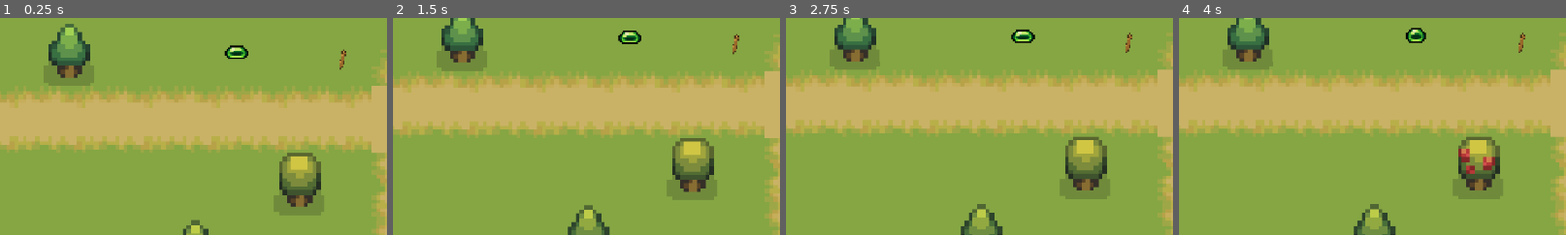
Above: before the commit, frames 1-4 (left to right).
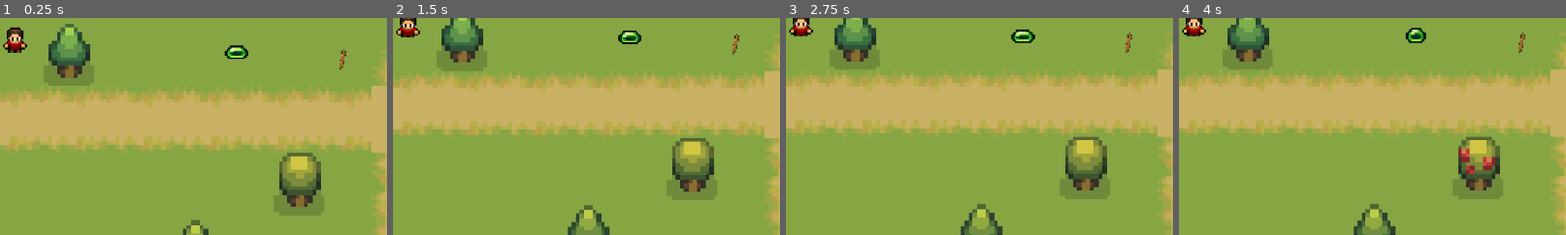
Above: after the commit, the same moments.

Repository: fcc-cs/a7-2d-survival-game-mohsinn1
Game: Godot game, scene res://scenes/world.tscn
Two runs of this game, one before a commit and one after it. Both use one fixed random seed, a clock stepped at 60 frames per second and the inputs below. The engine's default icon, where the game draws it, is replaced by a stand-in: a white triangle on a blue panel in a dark square.
Inputs (mouse positions are % of the whole screen's width and height, from its top left):
- Up to frame 1 (0.25 s): no input
- Up to frame 2 (1.5 s): move the mouse to (72, 45) at 0.52 s; hold D (right) 0.53-1.28 s; tap Q (quest) at 0.6 s; move the mouse to (30, 55) at 1.27 s; hold S (down) from 1.28 s (still down); tap C (chat) at 1.35 s
- Up to frame 3 (2.75 s): tap Q (quest) at 1.55, 2.3 s; move the mouse to (60, 28) at 2.02 s; release S (down) at 2.03 s; hold D (right) from 2.03 s (still down); tap E (equip) at 2.1 s
- Up to frame 4 (4 s): move the mouse to (45, 70) at 2.77 s; release D (right) at 2.78 s; hold W (up) 2.78-3.53 s; click (45, 70) at 2.85 s; tap Q (quest) at 3.05, 3.8 s; move the mouse to (80, 65) at 3.52 s; hold A (left) from 3.53 s (still down); tap P (pickup) at 3.6 s
The pictures show only the part of the screen within x 0-50%, y 0-50%; the shares and areas given below are measured in that part.

The runs differ from the first frame. In frame 1, 0.5% of the frame differs, in the area x 0-8%, y 4-17%; in frame 2, 0.4%; in frame 3, 0.4%; in frame 4, 0.4%.
Error before the commit: Attempt to call function 'next_quest' in base 'null instance' on a null instance. (res://scripts/npc.gd:59)

Commit message:
Video # 11 Final Completed and Another Enemy Type Added

Diff:
--- /dev/null
+++ b/inventory/items/dog.tres
@@ -0,0 +1,10 @@
+[gd_resource type="Resource" script_class="InvItem" load_steps=3 format=3 uid="uid://0pexf5g3gndg"]
+
+[ext_resource type="Script" uid="uid://ddww0cvupi5jg" path="res://inventory/inventory_item.gd" id="1_juqdy"]
+[ext_resource type="Texture2D" uid="uid://6i0ba7d5uxnq" path="res://art/character/Minecraft-Bone_small.png" id="2_juqdy"]
+
+[resource]
+script = ExtResource("1_juqdy")
+name = "bone"
+texture = ExtResource("2_juqdy")
+metadata/_custom_type_script = "uid://ddww0cvupi5jg"
--- /dev/null
+++ b/scenes/dog.tscn
@@ -0,0 +1,250 @@
+[gd_scene load_steps=37 format=3 uid="uid://j8w38vgdm43"]
+
+[ext_resource type="Script" uid="uid://id4eh5m78rx5" path="res://scripts/dog.gd" id="1_gmowd"]
+[ext_resource type="Texture2D" uid="uid://b1gc43vdkiib0" path="res://art/character/2nd enemy/Sprite-0005.png" id="1_qjqk5"]
+[ext_resource type="Texture2D" uid="uid://c6iydo84k4avu" path="res://art/character/2nd enemy/Sprite-0002.png" id="2_gmowd"]
+[ext_resource type="Resource" uid="uid://0pexf5g3gndg" path="res://inventory/items/dog.tres" id="2_iaoh4"]
+[ext_resource type="Texture2D" uid="uid://crnie3ja2okhy" path="res://art/character/2nd enemy/Sprite-0001.png" id="3_tpbal"]
+[ext_resource type="PackedScene" uid="uid://b4awxi0gd6kpt" path="res://scenes/dog_collectable.tscn" id="5_tpbal"]
+
+[sub_resource type="AtlasTexture" id="AtlasTexture_iaoh4"]
+atlas = ExtResource("1_qjqk5")
+region = Rect2(0, 0, 128, 128)
+
+[sub_resource type="AtlasTexture" id="AtlasTexture_i2xh6"]
+atlas = ExtResource("1_qjqk5")
+region = Rect2(128, 0, 128, 128)
+
+[sub_resource type="AtlasTexture" id="AtlasTexture_laypt"]
+atlas = ExtResource("1_qjqk5")
+region = Rect2(256, 0, 128, 128)
+
+[sub_resource type="AtlasTexture" id="AtlasTexture_ei5el"]
+atlas = ExtResource("1_qjqk5")
+region = Rect2(384, 0, 128, 128)
+
+[sub_resource type="AtlasTexture" id="AtlasTexture_jlmqp"]
+atlas = ExtResource("1_qjqk5")
+region = Rect2(512, 0, 128, 128)
+
+[sub_resource type="AtlasTexture" id="AtlasTexture_v3i3p"]
+atlas = ExtResource("1_qjqk5")
+region = Rect2(640, 0, 128, 128)
+
+[sub_resource type="AtlasTexture" id="AtlasTexture_x8of7"]
+atlas = ExtResource("1_qjqk5")
+region = Rect2(768, 0, 128, 128)
+
+[sub_resource type="AtlasTexture" id="AtlasTexture_4ke0b"]
+atlas = ExtResource("1_qjqk5")
+region = Rect2(896, 0, 128, 128)
+
+[sub_resource type="AtlasTexture" id="AtlasTexture_btgii"]
+atlas = ExtResource("1_qjqk5")
+region = Rect2(1024, 0, 128, 128)
+
+[sub_resource type="AtlasTexture" id="AtlasTexture_ydcs6"]
+atlas = ExtResource("1_qjqk5")
+region = Rect2(1152, 0, 128, 128)
+
+[sub_resource type="AtlasTexture" id="AtlasTexture_fvvtv"]
+atlas = ExtResource("2_gmowd")
+region = Rect2(0, 0, 128, 128)
+
+[sub_resource type="AtlasTexture" id="AtlasTexture_gb5rq"]
+atlas = ExtResource("2_gmowd")
+region = Rect2(128, 0, 128, 128)
+
+[sub_resource type="AtlasTexture" id="AtlasTexture_ux4we"]
+atlas = ExtResource("2_gmowd")
+region = Rect2(256, 0, 128, 128)
+
+[sub_resource type="AtlasTexture" id="AtlasTexture_3ks0t"]
+atlas = ExtResource("2_gmowd")
+region = Rect2(384, 0, 128, 128)
+
+[sub_resource type="AtlasTexture" id="AtlasTexture_nwsqg"]
+atlas = ExtResource("2_gmowd")
+region = Rect2(512, 0, 128, 128)
+
+[sub_resource type="AtlasTexture" id="AtlasTexture_j73c3"]
+atlas = ExtResource("2_gmowd")
+region = Rect2(640, 0, 128, 128)
+
+[sub_resource type="AtlasTexture" id="AtlasTexture_rns1n"]
+atlas = ExtResource("2_gmowd")
+region = Rect2(768, 0, 128, 128)
+
+[sub_resource type="AtlasTexture" id="AtlasTexture_hlgcb"]
+atlas = ExtResource("2_gmowd")
+region = Rect2(896, 0, 128, 128)
+
+[sub_resource type="AtlasTexture" id="AtlasTexture_eoj6r"]
+atlas = ExtResource("3_tpbal")
+region = Rect2(0, 0, 128, 128)
+
+[sub_resource type="AtlasTexture" id="AtlasTexture_mccni"]
+atlas = ExtResource("3_tpbal")
+region = Rect2(128, 0, 128, 128)
+
+[sub_resource type="AtlasTexture" id="AtlasTexture_7pexg"]
+atlas = ExtResource("3_tpbal")
+region = Rect2(256, 0, 128, 128)
+
+[sub_resource type="AtlasTexture" id="AtlasTexture_q8fqe"]
+atlas = ExtResource("3_tpbal")
+region = Rect2(384, 0, 128, 128)
+
+[sub_resource type="AtlasTexture" id="AtlasTexture_vxlgc"]
+atlas = ExtResource("3_tpbal")
+region = Rect2(512, 0, 128, 128)
+
+[sub_resource type="AtlasTexture" id="AtlasTexture_xmefg"]
+atlas = ExtResource("3_tpbal")
+region = Rect2(640, 0, 128, 128)
+
+[sub_resource type="AtlasTexture" id="AtlasTexture_uyu0c"]
+atlas = ExtResource("3_tpbal")
+region = Rect2(768, 0, 128, 128)
+
+[sub_resource type="AtlasTexture" id="AtlasTexture_cb5gj"]
+atlas = ExtResource("3_tpbal")
+region = Rect2(896, 0, 128, 128)
+
+[sub_resource type="SpriteFrames" id="SpriteFrames_y4ic2"]
+animations = [{
+"frames": [{
+"duration": 1.0,
+"texture": SubResource("AtlasTexture_iaoh4")
+}, {
+"duration": 1.0,
+"texture": SubResource("AtlasTexture_i2xh6")
+}, {
+"duration": 1.0,
+"texture": SubResource("AtlasTexture_laypt")
+}, {
+"duration": 1.0,
+"texture": SubResource("AtlasTexture_ei5el")
+}, {
+"duration": 1.0,
+"texture": SubResource("AtlasTexture_jlmqp")
+}, {
+"duration": 1.0,
+"texture": SubResource("AtlasTexture_v3i3p")
+}, {
+"duration": 1.0,
+"texture": SubResource("AtlasTexture_x8of7")
+}, {
+"duration": 1.0,
+"texture": SubResource("AtlasTexture_4ke0b")
+}, {
+"duration": 1.0,
+"texture": SubResource("AtlasTexture_btgii")
+}, {
+"duration": 1.0,
+"texture": SubResource("AtlasTexture_ydcs6")
+}],
+"loop": true,
+"name": &"death",
+"speed": 5.0
+}, {
+"frames": [{
+"duration": 1.0,
+"texture": SubResource("AtlasTexture_fvvtv")
+}, {
+"duration": 1.0,
+"texture": SubResource("AtlasTexture_gb5rq")
+}, {
+"duration": 1.0,
+"texture": SubResource("AtlasTexture_ux4we")
+}, {
+"duration": 1.0,
+"texture": SubResource("AtlasTexture_3ks0t")
+}, {
+"duration": 1.0,
+"texture": SubResource("AtlasTexture_nwsqg")
+}, {
+"duration": 1.0,
+"texture": SubResource("AtlasTexture_j73c3")
+}, {
+"duration": 1.0,
+"texture": SubResource("AtlasTexture_rns1n")
+}, {
+"duration": 1.0,
+"texture": SubResource("AtlasTexture_hlgcb")
+}],
+"loop": true,
+"name": &"idle",
+"speed": 5.0
+}, {
+"frames": [{
+"duration": 1.0,
+"texture": SubResource("AtlasTexture_eoj6r")
+}, {
+"duration": 1.0,
+"texture": SubResource("AtlasTexture_mccni")
+}, {
+"duration": 1.0,
+"texture": SubResource("AtlasTexture_7pexg")
+}, {
+"duration": 1.0,
+"texture": SubResource("AtlasTexture_q8fqe")
+}, {
+"duration": 1.0,
+"texture": SubResource("AtlasTexture_vxlgc")
+}, {
+"duration": 1.0,
+"texture": SubResource("AtlasTexture_xmefg")
+}, {
+"duration": 1.0,
+"texture": SubResource("AtlasTexture_uyu0c")
+}, {
+"duration": 1.0,
+"texture": SubResource("AtlasTexture_cb5gj")
+}],
+"loop": true,
+"name": &"move",
+"speed": 5.0
+}]
+
+[sub_resource type="CircleShape2D" id="CircleShape2D_4uvq0"]
+radius = 67.897
+
+[sub_resource type="CircleShape2D" id="CircleShape2D_jyvi1"]
+radius = 193.313
+
+[sub_resource type="CircleShape2D" id="CircleShape2D_nlj35"]
+radius = 396.941
+
+[node name="dog" type="CharacterBody2D"]
+scale = Vector2(0.2, 0.2)
+script = ExtResource("1_gmowd")
+itemRes = ExtResource("2_iaoh4")
+
+[node name="AnimatedSprite2D" type="AnimatedSprite2D" parent="."]
+sprite_frames = SubResource("SpriteFrames_y4ic2")
+animation = &"idle"
+
+[node name="CollisionShape2D" type="CollisionShape2D" parent="."]
+
+[node name="hitbox" type="Area2D" parent="."]
+
+[node name="CollisionShape2D" type="CollisionShape2D" parent="hitbox"]
+shape = SubResource("CircleShape2D_4uvq0")
+
+[node name="detection_area" type="Area2D" parent="."]
+
+[node name="CollisionShape2D" type="CollisionShape2D" parent="detection_area"]
+shape = SubResource("CircleShape2D_jyvi1")
+
+[node name="collectArea" type="Area2D" parent="."]
+
+[node name="CollisionShape2D" type="CollisionShape2D" parent="collectArea"]
+shape = SubResource("CircleShape2D_nlj35")
+
+[node name="dog_collectable" parent="." instance=ExtResource("5_tpbal")]
+visible = false
+
+[connection signal="area_entered" from="hitbox" to="." method="_on_hitbox_area_entered"]
+[connection signal="body_entered" from="detection_area" to="." method="_on_detection_area_body_entered"]
+[connection signal="body_entered" from="collectArea" to="." method="_on_collect_area_body_entered"]
--- /dev/null
+++ b/scenes/dog_collectable.tscn
@@ -0,0 +1,9 @@
+[gd_scene load_steps=2 format=3 uid="uid://b4awxi0gd6kpt"]
+
+[ext_resource type="Texture2D" uid="uid://dvbsp83g2och2" path="res://art/character/Minecraft-Bone.png" id="1_bsw8t"]
+
+[node name="dog_collectable" type="Area2D"]
+
+[node name="Sprite2D" type="Sprite2D" parent="."]
+scale = Vector2(0.5, 0.5)
+texture = ExtResource("1_bsw8t")
--- a/scenes/npc_quest.tscn
+++ b/scenes/npc_quest.tscn
@@ -11,6 +11,8 @@
 script = ExtResource("1_yqrum")
 
 [node name="questUI" type="NinePatchRect" parent="."]
+visible = false
+layout_mode = 0
 offset_left = -38.0
 offset_top = -64.0
 offset_right = 38.0
@@ -60,6 +62,7 @@
 
 [node name="noQuest" type="NinePatchRect" parent="."]
 visible = false
+layout_mode = 0
 offset_left = -38.0
 offset_top = -64.0
 offset_right = 38.0
@@ -90,6 +93,7 @@
 
 [node name="finishQuest" type="NinePatchRect" parent="."]
 visible = false
+layout_mode = 0
 offset_left = -38.0
 offset_top = -64.0
 offset_right = 38.0
--- a/scenes/world.tscn
+++ b/scenes/world.tscn
@@ -10,6 +10,7 @@
 [ext_resource type="PackedScene" uid="uid://b65eomji2uwib" path="res://scenes/slime.tscn" id="8_4mrxx"]
 [ext_resource type="PackedScene" uid="uid://dg6o6mvixn2dj" path="res://scenes/world_2.tscn" id="9_7r4gi"]
 [ext_resource type="PackedScene" uid="uid://ca4vq225py3jt" path="res://scenes/npc.tscn" id="10_w7kh3"]
+[ext_resource type="PackedScene" uid="uid://j8w38vgdm43" path="res://scenes/dog.tscn" id="11_e3hyu"]
 
 [sub_resource type="TileSetAtlasSource" id="TileSetAtlasSource_7r4gi"]
 texture = ExtResource("1_71j4m")
@@ -311,20 +312,28 @@
 
 [node name="collisions" type="StaticBody2D" parent="."]
 position = Vector2(239.161, -273.441)
+collision_layer = 3
+collision_mask = 3
 
 [node name="CollisionPolygon2D" type="CollisionPolygon2D" parent="collisions"]
+position = Vector2(0.839417, -0.559296)
 polygon = PackedVector2Array(0.839417, 22.4407, 1.83942, 495.441, -191.161, 496.441, -187.161, 572.441, -179.161, 586.4 …(2533 unchanged characters)…
 
 [node name="slime" parent="." instance=ExtResource("8_4mrxx")]
 position = Vector2(-81, 20)
 
 [node name="slime2" parent="." instance=ExtResource("8_4mrxx")]
-position = Vector2(84, -200)
+position = Vector2(77, -165)
 
 [node name="world2" parent="." instance=ExtResource("9_7r4gi")]
 position = Vector2(1, -81)
 
 [node name="npc" parent="." instance=ExtResource("10_w7kh3")]
-position = Vector2(-142, -42)
+position = Vector2(-212, 13)
+collision_layer = 3
+collision_mask = 3
+
+[node name="dog" parent="." instance=ExtResource("11_e3hyu")]
+position = Vector2(-270, 148)
 
 [connection signal="stick_collected" from="Player" to="npc" method="_on_player_stick_collected"]
--- a/scenes/world_2.tscn
+++ b/scenes/world_2.tscn
@@ -270,6 +270,21 @@
 sources/2 = SubResource("TileSetAtlasSource_v5b4n")
 sources/3 = SubResource("TileSetAtlasSource_ysdsq")
 
+[sub_resource type="Animation" id="Animation_rwd0d"]
+length = 0.001
+tracks/0/type = "value"
+tracks/0/imported = false
+tracks/0/enabled = true
+tracks/0/path = NodePath("ColorRect:color")
+tracks/0/interp = 1
+tracks/0/loop_wrap = true
+tracks/0/keys = {
+"times": PackedFloat32Array(0),
+"transitions": PackedFloat32Array(1),
+"update": 0,
+"values": [Color(0, 0, 0, 0.784314)]
+}
+
 [sub_resource type="Animation" id="Animation_o7h1l"]
 resource_name = "fade"
 length = 2.0
@@ -286,21 +301,6 @@
 "values": [Color(0, 0, 0, 0.784314), Color(0, 0, 0, 0)]
 }
 
-[sub_resource type="Animation" id="Animation_rwd0d"]
-length = 0.001
-tracks/0/type = "value"
-tracks/0/imported = false
-tracks/0/enabled = true
-tracks/0/path = NodePath("ColorRect:color")
-tracks/0/interp = 1
-tracks/0/loop_wrap = true
-tracks/0/keys = {
-"times": PackedFloat32Array(0),
-"transitions": PackedFloat32Array(1),
-"update": 0,
-"values": [Color(0, 0, 0, 0.784314)]
-}
-
 [sub_resource type="AnimationLibrary" id="AnimationLibrary_hgrhv"]
 _data = {
 &"RESET": SubResource("Animation_rwd0d"),
--- /dev/null
+++ b/scripts/dog.gd
@@ -0,0 +1,72 @@
+extends CharacterBody2D
+
+var speed = 50
+var health = 100
+var damage
+
+var dead = false
+var player_in_area = false
+var player
+@onready var slime = $dog_collectable
+@export var itemRes: InvItem
+
+func _ready() -> void:
+	dead = false
+
+func _physics_process(delta: float) -> void:
+	if !dead:
+		$detection_area/CollisionShape2D.disabled = false
+		if player_in_area:
+			position += (player.position-position)/speed
+			$AnimatedSprite2D.play("move")
+		else:
+			$AnimatedSprite2D.play("idle")
+		if dead:
+			$detection_area/CollisionShape2D.disabled = true
+
+
+func _on_detection_area_body_entered(body: Node2D) -> void:
+	if body.has_method("Player"):
+		player = body
+		player_in_area = true
+
+func _on_detection_area_body_exited(body: Node2D) -> void:
+	if body.has_method("Player"):
+		player_in_area = false
+
+
+func _on_hitbox_area_entered(area: Area2D) -> void:
+	if area.has_method("arrow_damage"):
+		damage = 50
+		take_damage(damage)
+
+func take_damage(damage):
+	health -= damage
+	if health <= 0:
+		death()
+
+func death():
+	dead = true
+	$AnimatedSprite2D.play("death")
+	await get_tree().create_timer(1).timeout
+	dropDog()
+	$AnimatedSprite2D.visible = false
+	$hitbox/CollisionShape2D.disabled = true
+	$detection_area/CollisionShape2D.disabled = true
+
+func dropDog():
+	slime.visible = true
+	$collectArea/CollisionShape2D.disabled = false
+	dogCollect()
+
+func dogCollect():
+	await get_tree().create_timer(1.5).timeout
+	slime.visible = false
+	player.collect(itemRes)
+	queue_free()
+
+
+
+func _on_collect_area_body_entered(body: Node2D) -> void:
+	if body.has_method("Player"):
+		player = body
--- a/scripts/npc.gd
+++ b/scripts/npc.gd
@@ -56,10 +56,11 @@
 
 	if Input.is_action_just_pressed("quest"):
 		print("quest started")
-		$npc_quest.next_quest()
+		$npcQuest.next_quest()
 		isRoaming = false
 		isChatting = true
 		npc.play("idle")
+	move_and_collide(Vector2())
 
 func choose(array):
 	array.shuffle()
@@ -102,4 +103,4 @@
 
 
 func _on_player_stick_collected() -> void:
-	$npcQuest.stickCollecetd()
+	$npcQuest.stickCollected()
--- a/scripts/npc_quest.gd
+++ b/scripts/npc_quest.gd
@@ -13,6 +13,7 @@
 			print("Completed!!")
 			quest1_active = false
 			quest1_completed = true
+			play_finish_anim()
 
 
 
@@ -43,3 +44,8 @@
 func stickCollected():
 	stick +=1
 	print(stick)
+
+func play_finish_anim():
+	$finishQuest.visible = true
+	await get_tree().create_timer(3).timeout
+	$finishQuest.visible = false
Binary file added: art/character/2nd enemy/Sprite-0001.gif
Binary file added: art/character/2nd enemy/Sprite-0001.png
Not shown, added: art/character/2nd enemy/Sprite-0001.png.import
Binary file added: art/character/2nd enemy/Sprite-0002.gif
Binary file added: art/character/2nd enemy/Sprite-0002.png
Not shown, added: art/character/2nd enemy/Sprite-0002.png.import
Binary file added: art/character/2nd enemy/Sprite-0003.gif
Binary file added: art/character/2nd enemy/Sprite-0003.png
Not shown, added: art/character/2nd enemy/Sprite-0003.png.import
Binary file added: art/character/2nd enemy/Sprite-0004.gif
Binary file added: art/character/2nd enemy/Sprite-0004.png
Not shown, added: art/character/2nd enemy/Sprite-0004.png.import
(and 37 more such lines)
